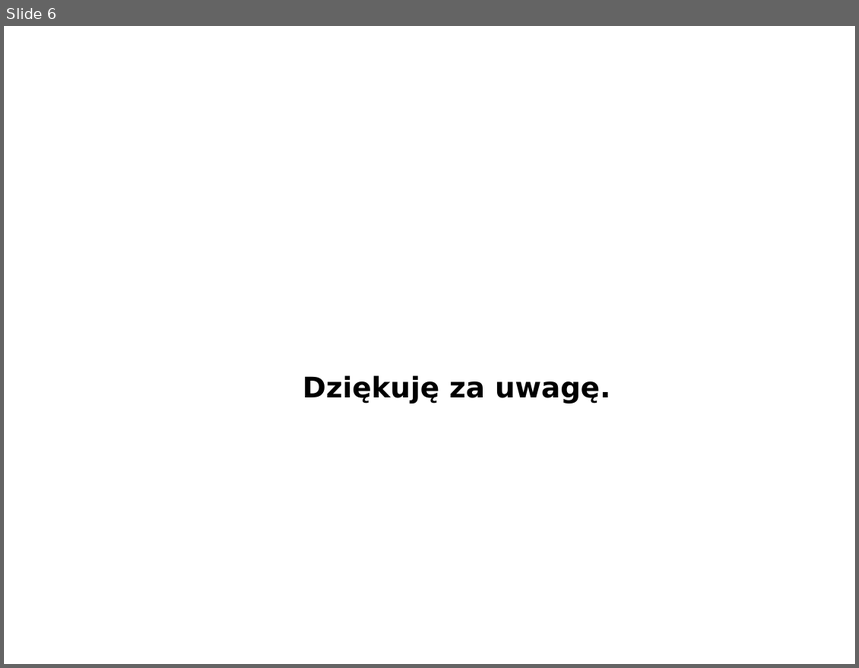
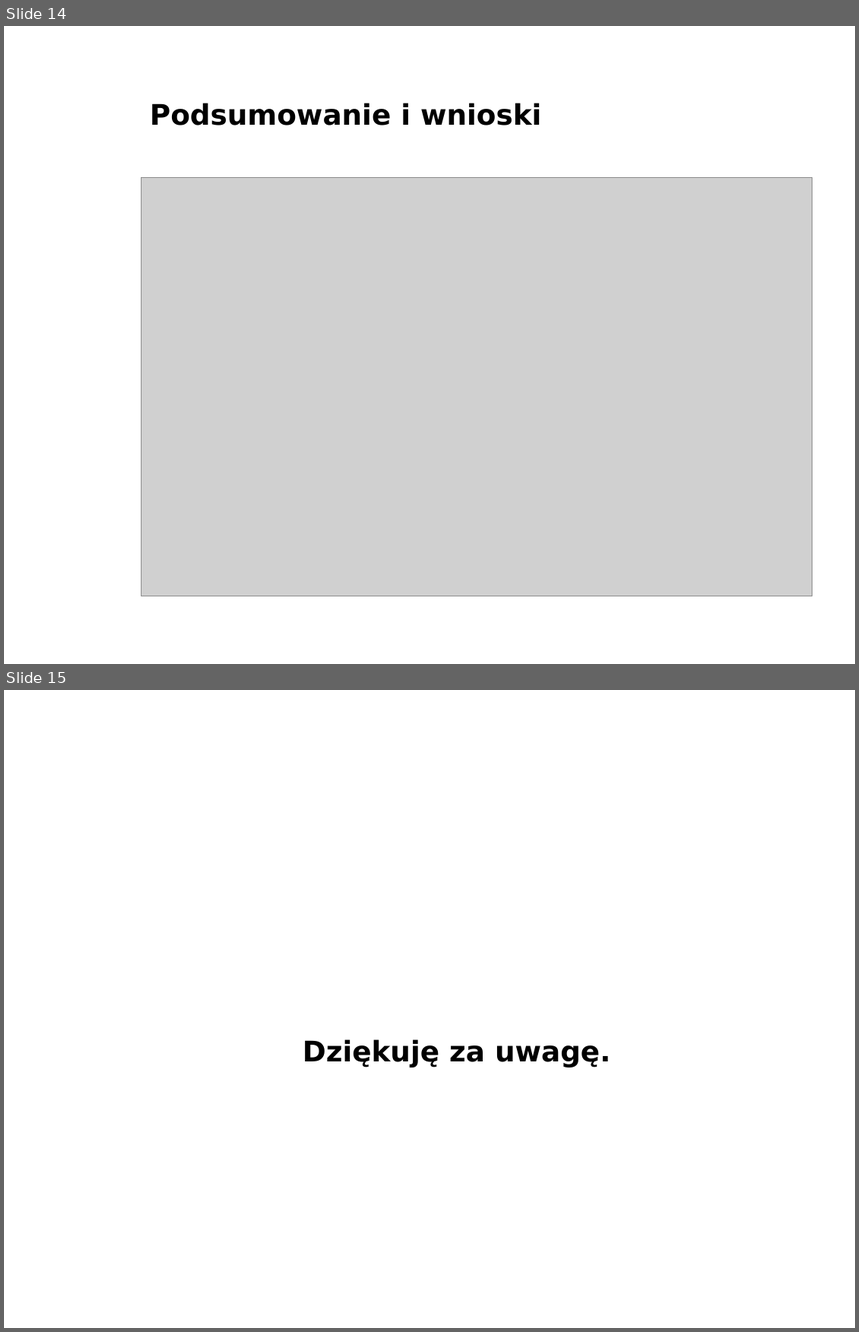
Before and after one commit to michalcichon/praca-magisterska, a slide deck: presentation/prezentacja-obrona.ppt. Shown one above the other, each under a label of ours: slide 6 before the commit, slides 14 and 15 after it. The pictures are 859x668 and 859x1332 pixels, drawn with LibreOffice and Linux fonts; fonts in the diff are those of the drawing; grey boxes stand for pictures; background and template pictures are left out. Boxes give left, top, right and bottom in pixels: in the first picture for what was removed or moved away, otherwise in the second. Text is boxed around its words. In the diff, an @@ line names an element or a change of style, - is before the commit and + after.

```diff
--- a/presentation/prezentacja-obrona.ppt
+++ b/presentation/prezentacja-obrona.ppt
@@ slide 14 added at <box>4,26,855,664</box>, background picture (left out) @@
@@ title added at <box>150,103,541,126</box>, 24 pt, text #000000, bold @@
+Podsumowanie i wnioski
@@ picture added at <box>141,177,813,596</box> @@
@@ what was slide 6 is now slide 15 @@
```
Also in this commit, not shown: 4 slides changed, 9 other slides added, 1 slide removed.
